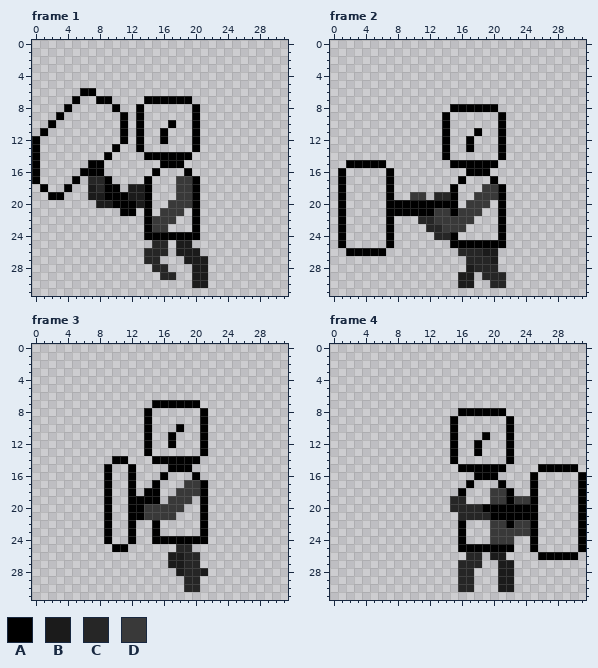
Two states of a pixel-art file, assets/Aseprite Sprites/Enemies/sign/signReady.ase. This is how it looked before the edit.
32x32 pixels, 6 frames. Shown: frame 1, frame 2, frame 3, frame 4. The commit also changed other frames, which this record leaves out.
Visible layers, top first: "anim/right arm", "anim/left arm", "anim/sign", "anim/body", "anim/right foot", "anim/left foot", "anim/head".
Palette (. is transparent): A #000000  B #1b1b1b  C #262626  D #393939
Pixels before, frame 1, first column x 0:
 6 ......AA..............
 7 .....A..AA....AAAAAA..
 8 ....A.....A..A......A.
 9 ...A.......A.A......A.
10 ..A........A.A...A..A.
11 .A.........A.A..A...A.
12 A..........A.A..A...A.
13 A.........A..A......A.
14 A........A....AAAAAA..
15 A......AA.......AAA...
16 A.....AAA......A...A..
17 A....A.CCA....A...DDA.
18 .A..A..BCAA.BBA...DDA.
19 ..AA...BBAAABBA...DDA.
20 ........BBAAABA..DDDA.
21 ...........AA.A.DDD.A.
22 ..............ADDD..A.
23 ..............ADD...A.
24 ..............AAAAAAA.
25 ...............CC.BB..
26 ..............CCC.BBB.
27 ..............CC...BBB
28 ...............CC...BB
29 ................CC..BB
30 ....................BB
Pixels before, frame 2, first column x 1:
 8 ..............AAAAAA.
 9 .............A......A
10 .............A......A
11 .............A...A..A
12 .............A..A...A
13 .............A..A...A
14 .............A......A
15 .AAAAA........AAAAAA.
16 A.....A.........AAA..
17 A.....A........A...A.
18 A.....A.......A...DDA
19 A.....A..DD.CCA..DDDA
20 A.....AAAAAAAAA.DDD.A
21 A.....AAAAAADDADDD..A
22 A.....A...CCDDDDD...A
23 A.....A....CCDDD....A
24 A.....A.....CCA.....A
25 A.....A.......AAAAAAA
26 .AAAAA.........CCCBB.
27 ................CCCB.
28 ................BCCC.
29 ...............BB.CCC
30 ...............BB..CC
Pixels before, frame 3, first column x 9:
 7 ......AAAAAA.
 8 .....A......A
 9 .....A......A
10 .....A...A..A
11 .....A..A...A
12 .....A..A...A
13 .....A......A
14 .AA...AAAAAA.
15 A..A....AAA..
16 A..A...A...A.
17 A..A..A...DDA
18 A..A.AA..DDDA
19 A..AAAA.DDD.A
20 A..AADDDDD..A
21 A..AADDDD...A
22 A..A..A.....A
23 A..A..A.....A
24 A..A..AAAAAAA
25 .AA......CC..
26 ........BBCC.
27 ........BBCC.
28 .........BCCB
29 ..........CC.
30 ..........CC.
Pixels before, frame 4, first column x 15:
 8 .AAAAAA..........
 9 A......A.........
10 A......A.........
11 A...A..A.........
12 A..A...A.........
13 A..A...A.........
14 A......A.........
15 .AAAAAA....AAAAA.
16 ...AAA....A.....A
17 ..A...A...A.....A
18 .A...DDA..A.....A
19 CC...DDADDA.....A
20 CCCCAAAAAAA.....A
21 .CCCCAAAAAA.....A
22 .A...DDADDA.....A
23 .A...DDDDDA.....A
24 .A...DDD..A.....A
25 .AAAAAAA..A.....A
26 ..CC.BB....AAAAA.
27 .CCC..BB.........
28 .CC...BB.........
29 .CC...BB.........
30 .CC...BB.........
After the commit:
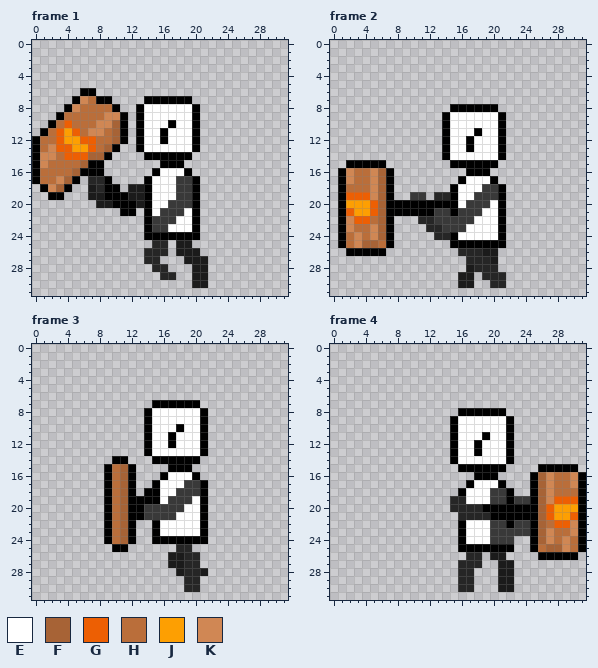
Colours new in this view: E #ffffff  F #a76336  G #ed5f03  H #ba6e3a  J #fd9f02  K #d08754
Difference:
Frame 1, layers "anim/sign", "anim/body", "anim/head":
y 7: x 6..7 .. -> KH
y 8: x 5..9 ..... -> KHHHH; x 14..19 ...... -> EEEEEE
y 9: x 4..10 ....... -> HHHHHKK; x 14..19 ...... -> EEEEEE
y 10: x 3..10 ........ -> HGHHHKKF; x 14..16 ... -> EEE; x 18..19 .. -> EE
y 11: x 2..10 ......... -> HGJGHKKHF; x 14..15 .. -> EE; x 17..19 ... -> EEE
y 12: x 1..10 .......... -> HHGJJGGHHF; x 14..15 .. -> EE; x 17..19 ... -> EEE
y 13: x 1..9 ......... -> HKGGJJGHF; x 14..19 ...... -> EEEEEE
y 14: x 1..8 ........ -> KKHGGGFF
y 15: x 1..6 ...... -> KHHHHF
y 16: x 1..5 ..... -> HHHHF; x 16..18 ... -> EEE
y 17: x 1..4 .... -> HHKF; x 15..17 ... -> EEE
y 18: x 2..3 .. -> KF; x 15..17 ... -> EEE
y 19: x 15..17 ... -> EEE
y 20: x 15..16 .. -> EE
y 21: x 15 . -> E; x 19 . -> E
y 22: x 18..19 .. -> EE
y 23: x 17..19 ... -> EEE
Frame 2, layers "anim/sign", "anim/body", "anim/head":
y 9..10: x 15..20 ...... -> EEEEEE
y 11: x 15..17 ... -> EEE; x 19..20 .. -> EE
y 12..13: x 15..16 .. -> EE; x 18..20 ... -> EEE
y 14: x 15..20 ...... -> EEEEEE
y 16: x 2..6 ..... -> KHHKF
y 17: x 2..6 ..... -> KHHKF; x 17..19 ... -> EEE
y 18: x 2..6 ..... -> HHHKF; x 16..18 ... -> EEE
y 19: x 2..6 ..... -> GGGKF; x 16..17 .. -> EE
y 20: x 2..6 ..... -> JJJGF; x 16 . -> E; x 20 . -> E
y 21: x 2..6 ..... -> GJJGF; x 19..20 .. -> EE
y 22: x 2..6 ..... -> KGGHF; x 18..20 ... -> EEE
y 23: x 2..6 ..... -> KHHKF; x 17..20 .... -> EEEE
y 24: x 2..6 ..... -> HKHKF; x 16..20 ..... -> EEEEE
y 25: x 2..6 ..... -> HKFFH
Frame 3, layers "anim/sign", "anim/body", "anim/head":
y 8..9: x 15..20 ...... -> EEEEEE
y 10: x 15..17 ... -> EEE; x 19..20 .. -> EE
y 11..12: x 15..16 .. -> EE; x 18..20 ... -> EEE
y 13: x 15..20 ...... -> EEEEEE
y 15: x 10..11 .. -> HF
y 16: x 10..11 .. -> HF; x 17..19 ... -> EEE
y 17: x 10..11 .. -> HF; x 16..18 ... -> EEE
y 18: x 10..11 .. -> HF; x 16..17 .. -> EE
y 19: x 10..11 .. -> HF; x 16 . -> E; x 20 . -> E
y 20: x 10..11 .. -> HF; x 19..20 .. -> EE
y 21: x 10..11 .. -> HF; x 18..20 ... -> EEE
y 22..23: x 10..11 .. -> HF; x 16..20 ..... -> EEEEE
y 24: x 10..11 .. -> HF
Frame 4, layers "anim/sign", "anim/body", "anim/head":
y 9..10: x 16..21 ...... -> EEEEEE
y 11: x 16..18 ... -> EEE; x 20..21 .. -> EE
y 12..13: x 16..17 .. -> EE; x 19..21 ... -> EEE
y 14: x 16..21 ...... -> EEEEEE
y 16: x 26..30 ..... -> FKHHK
y 17: x 18..20 ... -> EEE; x 26..30 ..... -> FKHHK
y 18: x 17..19 ... -> EEE; x 26..30 ..... -> FKHHH
y 19: x 17..19 ... -> EEE; x 26..30 ..... -> FKGGG
y 20: x 26..30 ..... -> FGJJJ
y 21: x 26..30 ..... -> FGJJG
y 22: x 17..19 ... -> EEE; x 26..30 ..... -> FHGGK
y 23: x 17..19 ... -> EEE; x 26..30 ..... -> FKHHK
y 24: x 17..19 ... -> EEE; x 26..30 ..... -> FKHKH
y 25: x 26..30 ..... -> HFFKH
Boxes around the changes in both pictures, in picture pixels (x1, y1, x2, y2):
added: (40, 96, 192, 232)
added: (450, 112, 498, 240)
added: (346, 168, 386, 248)
added: (152, 408, 200, 536)
added: (112, 464, 128, 544)
added: (458, 416, 578, 552)
